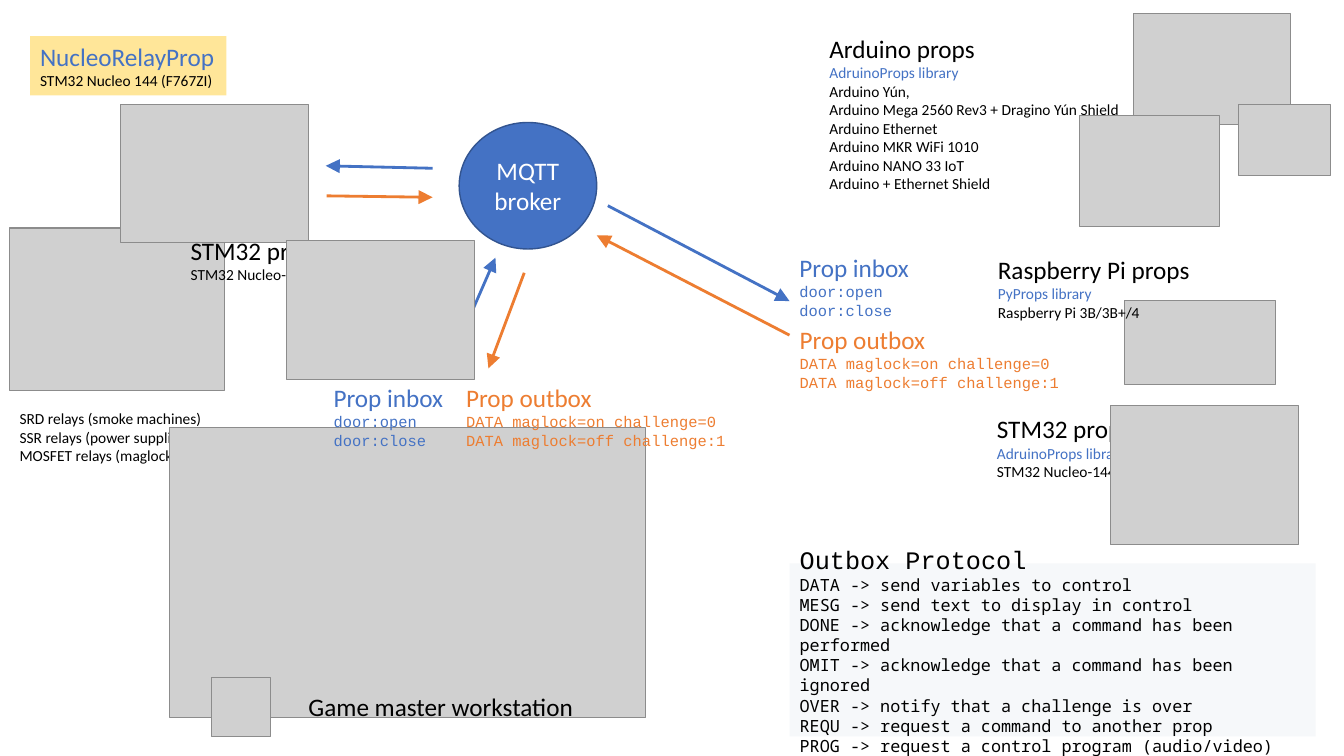
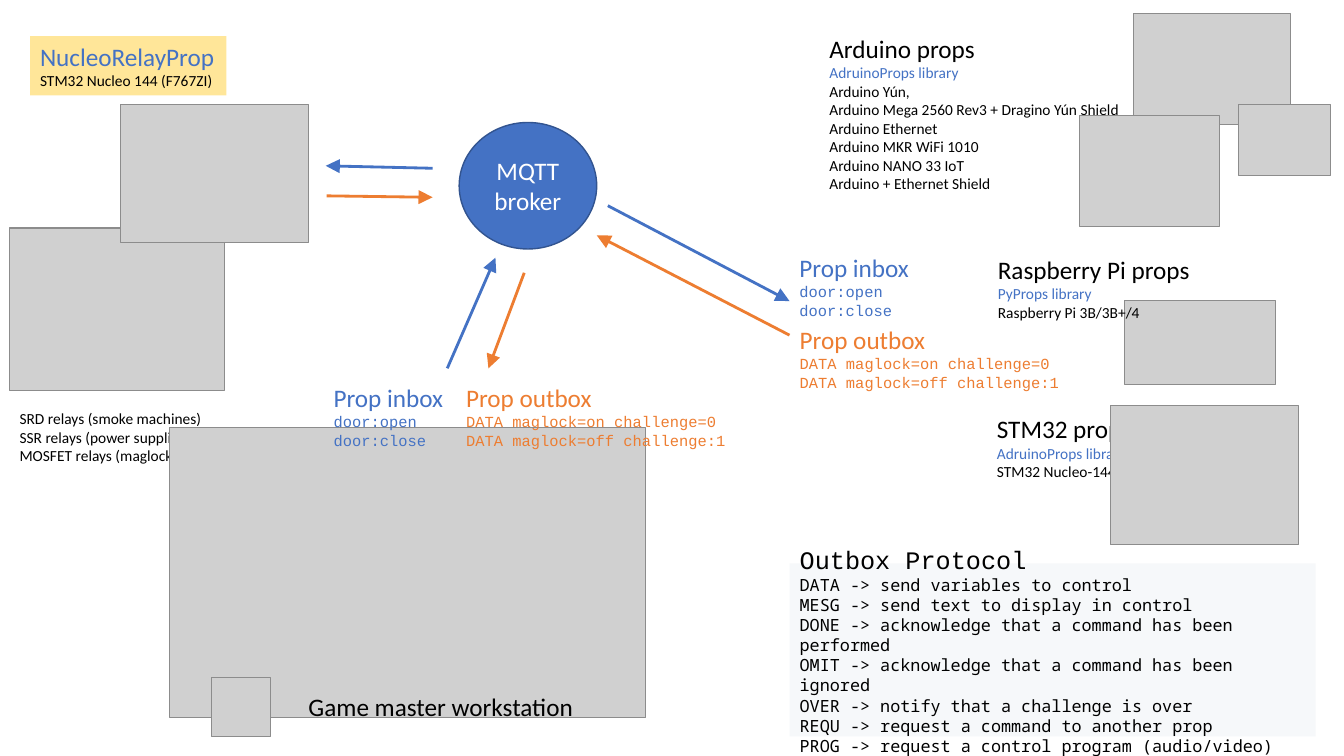
Before and after one commit to xcape-io/RelayProp, a slide deck: slide 1 of docs/nucleorelayprop.pptx. Drawn at 1344x756 pixels with LibreOffice and Linux fonts; fonts in the diff are those of the drawing; grey boxes stand for pictures. Boxes give left, top, right and bottom in pixels: in the first picture for what was removed or moved away, otherwise in the second. Text is boxed around its words. In the diff, an @@ line names an element or a change of style, - is before the commit and + after.

```diff
--- a/docs/nucleorelayprop.pptx
+++ b/docs/nucleorelayprop.pptx
@@ text removed at (x1=191, y1=239, x2=325, y2=285) @@
-STM32 props
-STM32 Nucleo-144
@@ picture removed at (x1=286, y1=241, x2=475, y2=380) @@
```
Also in this commit, not shown: 1 other file.
